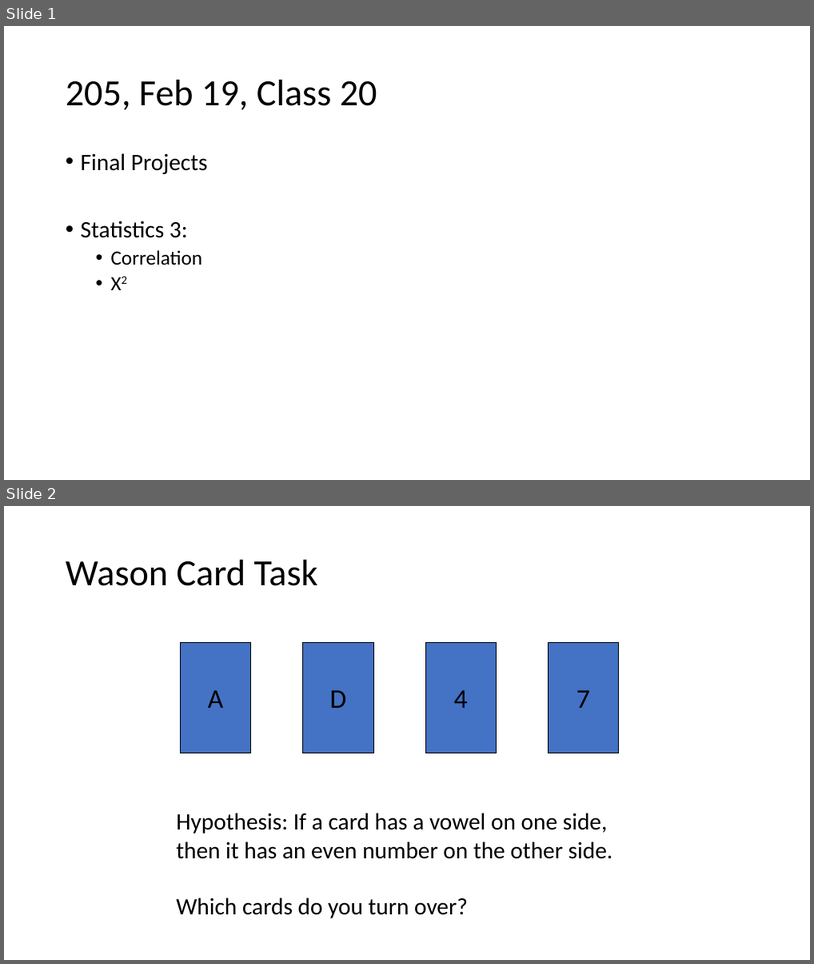
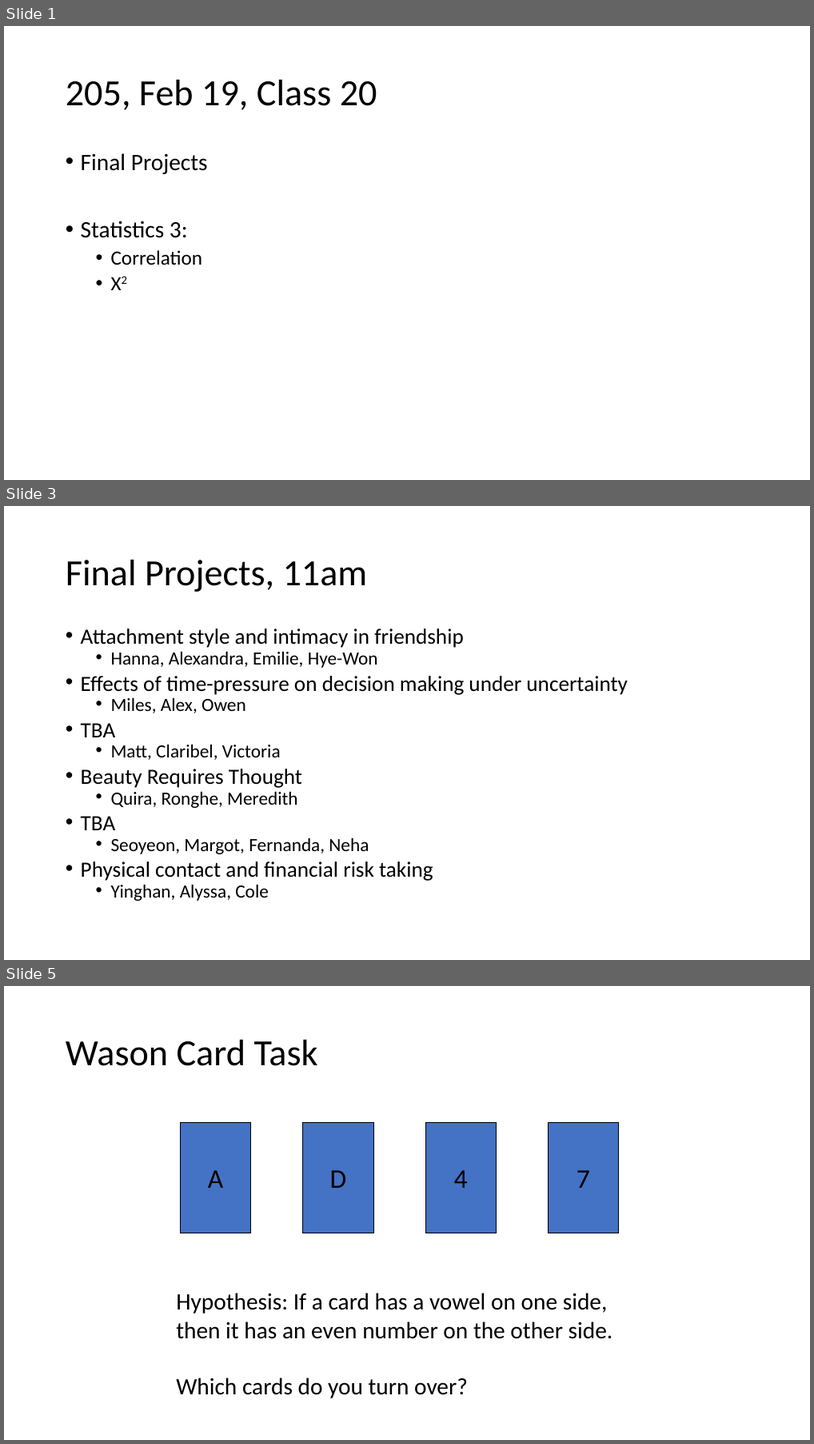
Before and after one commit to preber/Research-Methods, a slide deck: Class Slides 2024/Class 20.pptx. Shown one above the other, each under a label of ours: slides 1 and 2 before the commit, slides 1, 3 and 5 after it; the slides between them are not shown. The pictures are 814x964 and 814x1444 pixels, drawn with LibreOffice and Linux fonts; fonts in the diff are those of the drawing. Boxes give left, top, right and bottom in pixels: in the first picture for what was removed or moved away, otherwise in the second. Text is boxed around its words. In the diff, an @@ line names an element or a change of style, - is before the commit and + after.

```diff
--- a/Class Slides 2024/Class 20.pptx
+++ b/Class Slides 2024/Class 20.pptx
@@ slide 3 added at <box>4,506,810,960</box>, background #FFFFFF @@
@@ title added at <box>66,560,368,592</box>, 44 pt, text #000000 @@
+Final Projects, 11am
@@ text added at <box>81,628,628,900</box>, 25.9 pt, text #000000 @@
+• Attachment style and intimacy in friendship
+  • Hanna, Alexandra, Emilie, Hye-Won
+• Effects of time-pressure on decision making under uncertainty
+  • Miles, Alex, Owen
+• TBA
+  • Matt, Claribel, Victoria
+• Beauty Requires Thought
+  • Quira, Ronghe, Meredith
+• TBA
+  • Seoyeon, Margot, Fernanda, Neha
+• Physical contact and financial risk taking
+  • Yinghan, Alyssa, Cole
@@ what was slide 2 is now slide 5 @@
```
Also in this commit, not shown: 2 other slides added.
